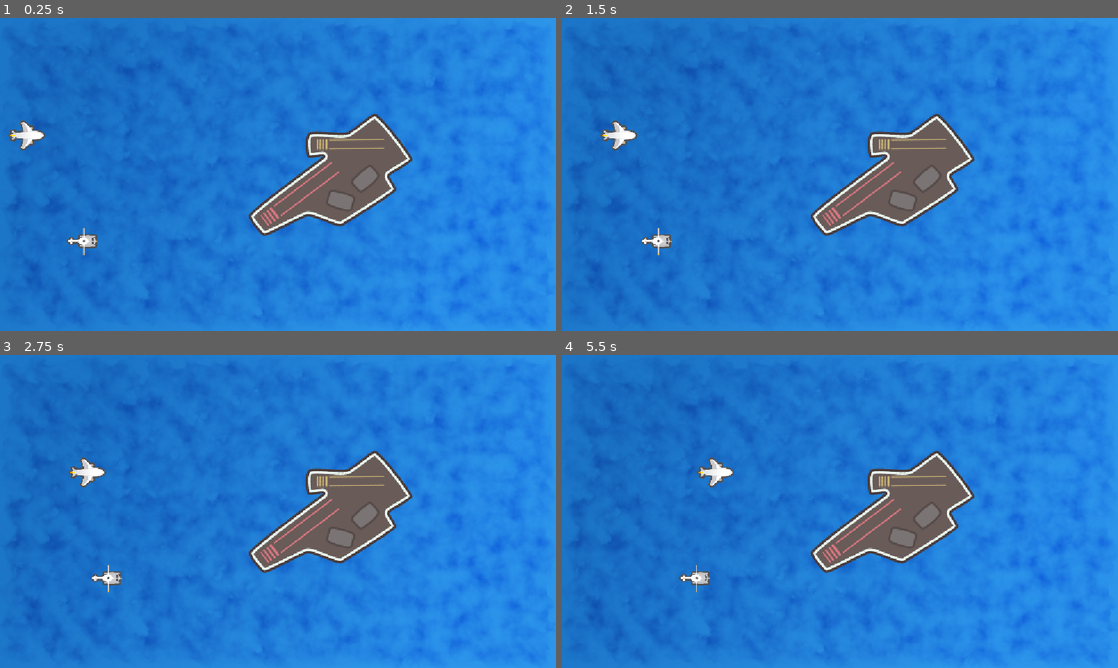
Above: before the commit, frames 1-4 (two rows, left to right).
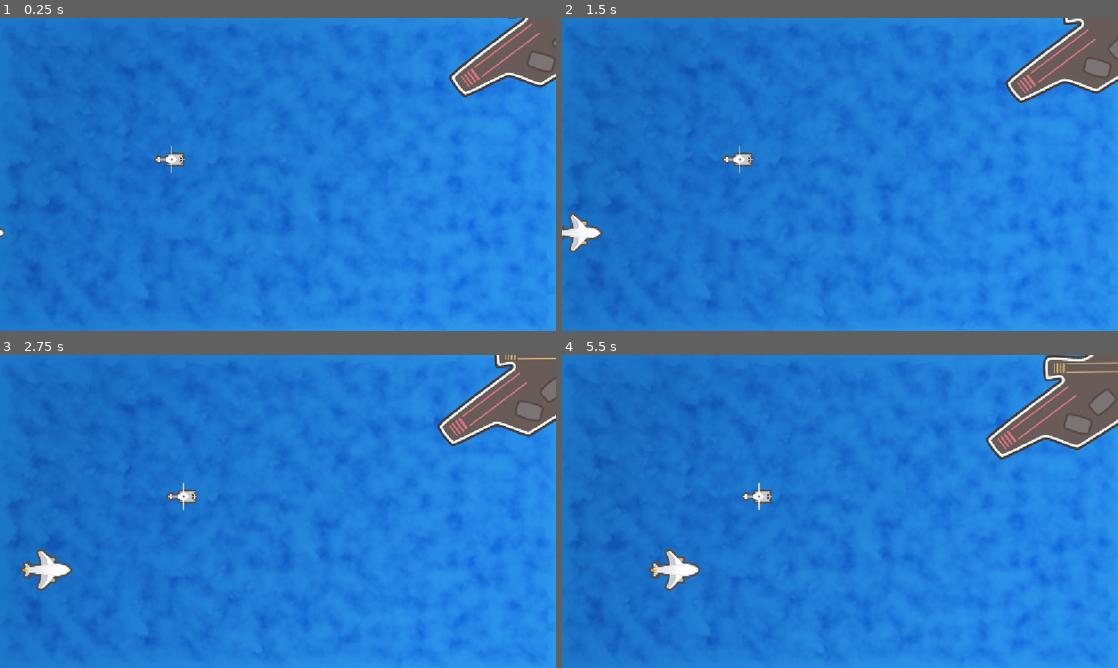
Above: after the commit, the same moments.

Repository: MohebYarahmadi/Godot_JumpStart_Projects
Game: Godot game, scene res://scenes/ocean/Ocean.tscn
Two runs of this game, one before a commit and one after it. Both use one fixed random seed, a clock stepped at 60 frames per second and the inputs below.
Inputs:
- Up to frame 1 (0.25 s): no input
- Up to frame 2 (1.5 s): no input
- Up to frame 3 (2.75 s): no input
- Up to frame 4 (5.5 s): no input

The runs differ from the first frame. In frame 1, 9.6% of the frame differs, in the area x 0-100%, y 0-76%; in frame 2, 10%; in frame 3, 11%; in frame 4, 12%, in the area x 15-100%, y 0-76%.

Commit message:
Friday Practice

Diff:
--- a/scenes/ocean/Ocean.tscn
+++ b/scenes/ocean/Ocean.tscn
@@ -1,6 +1,6 @@
 [gd_scene load_steps=6 format=3 uid="uid://bnn5l8xe2ecuk"]
 
-[ext_resource type="Script" uid="uid://cqxf05kt6d5bq" path="res://Scenes/Ocean/ocean.gd" id="1_fyc3p"]
+[ext_resource type="Script" uid="uid://cqxf05kt6d5bq" path="res://scenes/ocean/ocean.gd" id="1_fyc3p"]
 [ext_resource type="Texture2D" uid="uid://dkdbpc1yyf8t0" path="res://assets/Plane.png" id="1_npita"]
 [ext_resource type="Texture2D" uid="uid://cnux5q72k1xpt" path="res://assets/Helicopter.png" id="2_i4j2t"]
 [ext_resource type="Texture2D" uid="uid://bhyh7ilv88ppi" path="res://assets/Carrier.png" id="3_2ucyk"]
@@ -14,21 +14,19 @@
 centered = false
 metadata/_edit_lock_ = true
 
-[node name="plane" type="Sprite2D" parent="."]
-z_index = 1
-position = Vector2(43, 243)
-scale = Vector2(0.5, 0.5)
-texture = ExtResource("1_npita")
-
 [node name="carrier" type="Sprite2D" parent="."]
-position = Vector2(677.99994, 333.00006)
+position = Vector2(1096, 42.99997)
 rotation = -0.36651915
-scale = Vector2(0.99999994, 0.99999994)
+scale = Vector2(0.9999999, 0.9999999)
 texture = ExtResource("3_2ucyk")
 
 [node name="helicopter" type="Sprite2D" parent="carrier"]
-z_index = 1
-position = Vector2(-525.1562, -63.410934)
+position = Vector2(-786.9766, -34.30574)
 rotation = 0.36651912
 scale = Vector2(0.5, 0.5)
 texture = ExtResource("2_i4j2t")
+
+[node name="plane" type="Sprite2D" parent="."]
+position = Vector2(-42, 445)
+scale = Vector2(0.5, 0.5)
+texture = ExtResource("1_npita")
--- a/scenes/ocean/ocean.gd
+++ b/scenes/ocean/ocean.gd
@@ -2,6 +2,7 @@
 
 
 @onready var plane: Sprite2D = $plane
+@onready var carrier: Sprite2D = $carrier
 @onready var helicopter: Sprite2D = $carrier/helicopter
 
 
@@ -13,4 +14,10 @@
 # Called every frame. 'delta' is the elapsed time since the previous frame.
 func _process(delta: float) -> void:
 	plane.position.x += 50.0 * delta
+	if plane.scale.x < 0.7:
+		plane.scale.x += 0.1 * delta
+		plane.scale.y += 0.1 * delta
 	helicopter.global_position.x += 20.0 * delta	# it's a child node
+	helicopter.global_position.y -= 10.0 * delta	# it's a child node
+	carrier.position.x -= 10.0 * delta
+	carrier.position.y += 10.0 * delta
